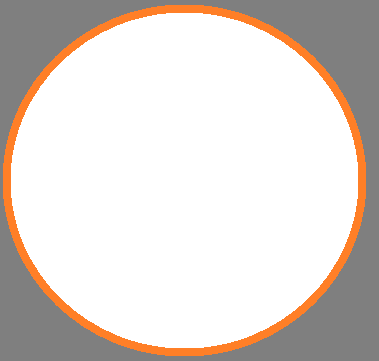
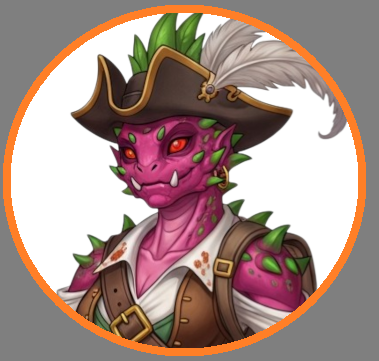
Layer changes from the first (379, 361) image to the second:
added layer "Picture 20.png" over [56, 13, 348, 348]
